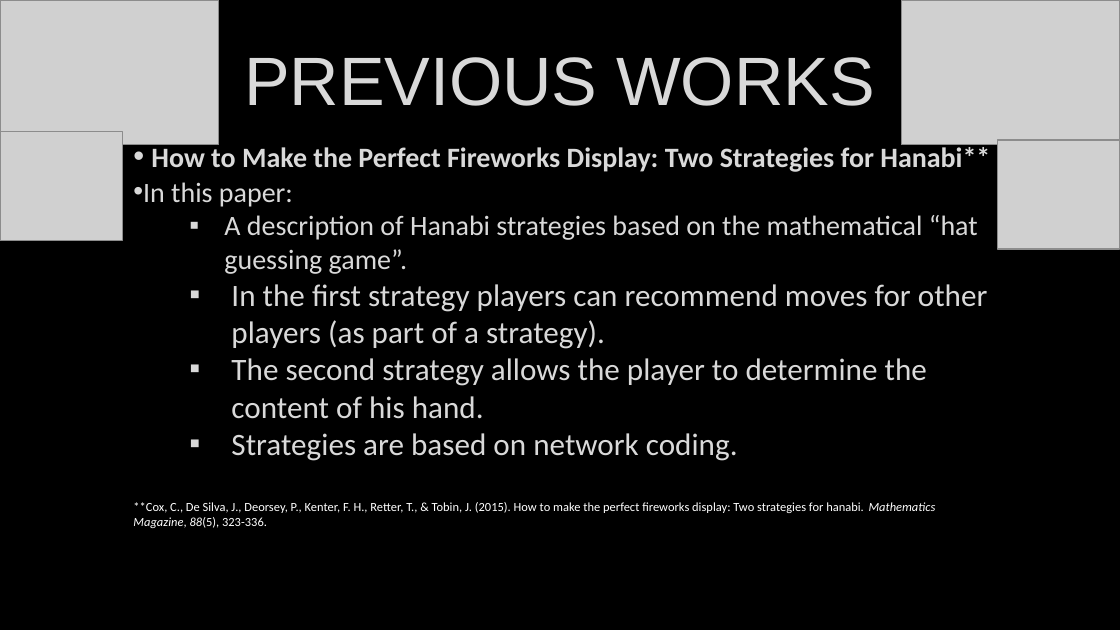
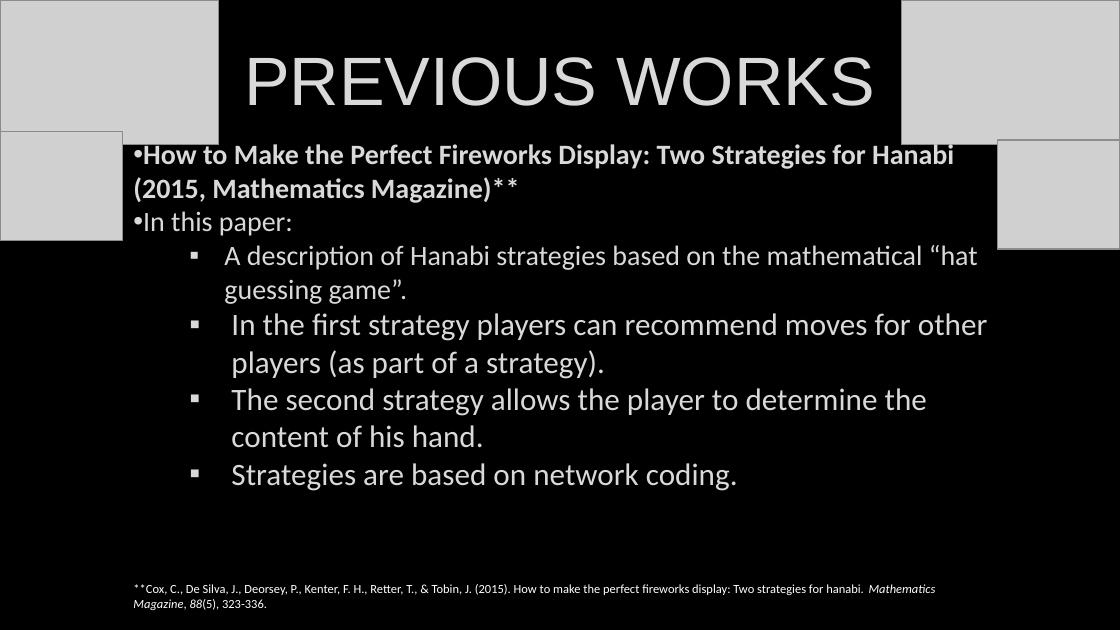
Before and after one commit to Untzi/ec_hanabi, a slide deck: slide 6 of hanabi (1).pptx (slide 8 before the commit). Drawn at 1120x630 pixels with LibreOffice and Linux fonts; fonts in the diff are those of the drawing; grey boxes stand for pictures. Boxes give left, top, right and bottom in pixels: in the first picture for what was removed or moved away, otherwise in the second. Text is boxed around its words. In the diff, an @@ line names an element or a change of style, - is before the commit and + after.

```diff
--- a/hanabi (1).pptx
+++ b/hanabi (1).pptx
@@ text at <box>133,141,954,203</box>: text changed @@
-• How to Make the Perfect Fireworks Display: Two Strategies for Hanabi**
+• How to Make the Perfect Fireworks Display: Two Strategies for Hanabi (2015, Mathematics Magazine)**
```
Also in this commit, not shown: 6 other slides changed.
